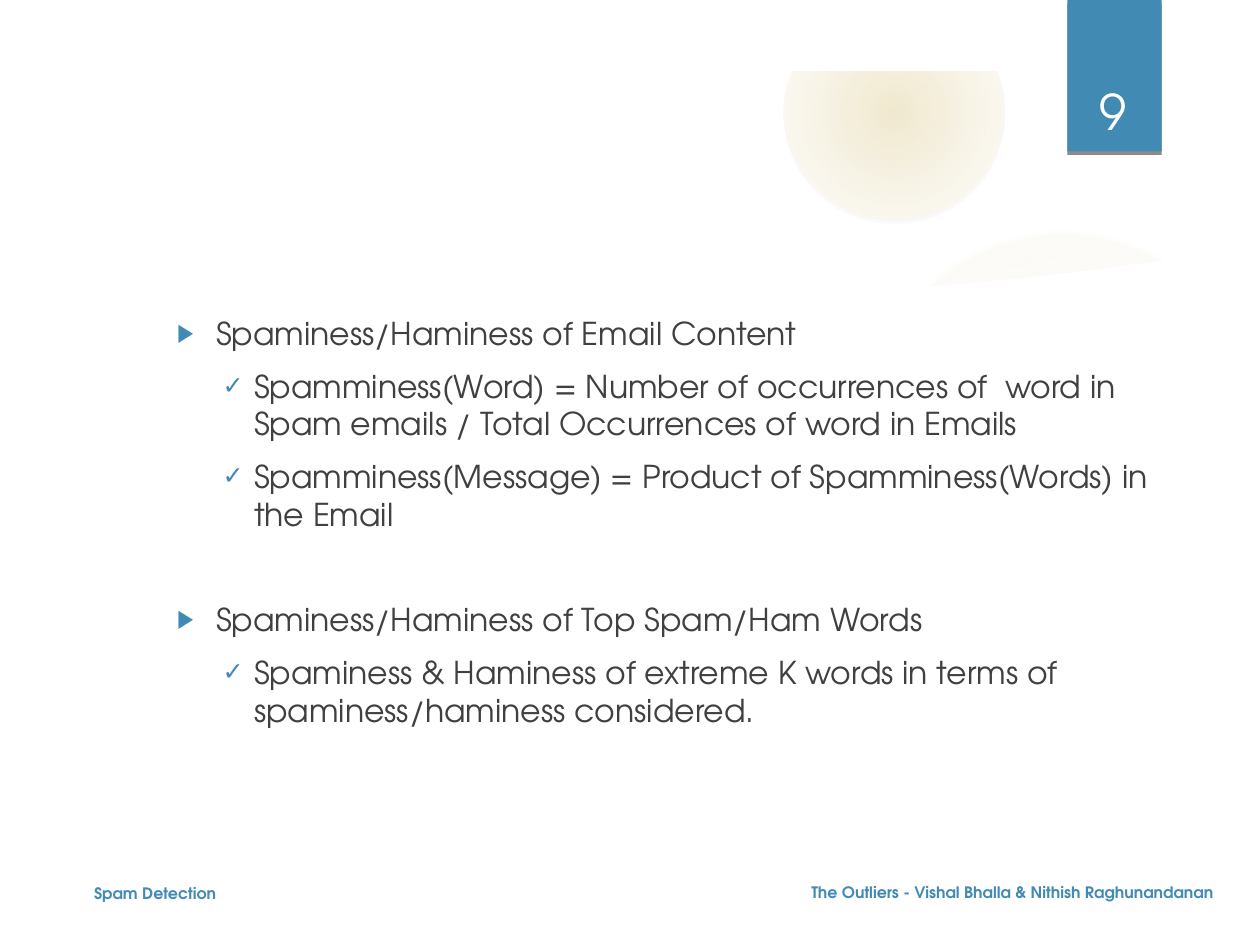
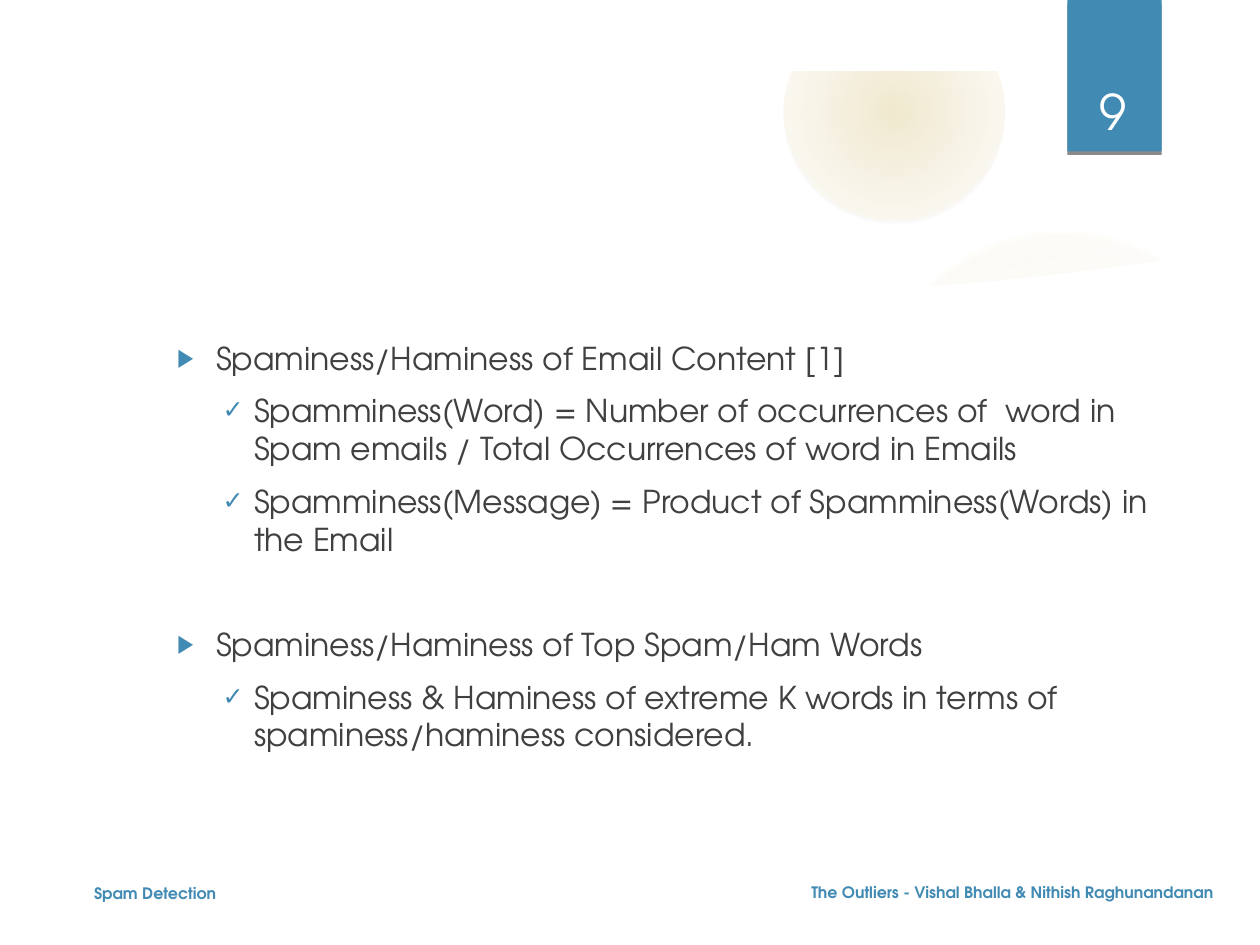
Before and after one commit to nehgu/Anomaly-Detection, a slide deck: slide 9 of Challenges/Spam Filtering Challenge 4/Ppt - Spam Detection Challenge-4.odp. Drawn at 1260x945 pixels with LibreOffice and Linux fonts; fonts in the diff are those of the drawing; background and template pictures are left out. Boxes give left, top, right and bottom in pixels: in the first picture for what was removed or moved away, otherwise in the second. Text is boxed around its words. In the diff, an @@ line names an element or a change of style, - is before the commit and + after.

Commit message:
Updated Ppt with formating & description of features.

```diff
--- a/Challenges/Spam Filtering Challenge 4/Ppt - Spam Detection Challenge-4.odp
+++ b/Challenges/Spam Filtering Challenge 4/Ppt - Spam Detection Challenge-4.odp
@@ text "Spaminess/Haminess of Email Content [1]": place and size @@
-text "Spaminess/Haminess of Email Content [1]" at (216, 321, 1148, 728)
+text "Spaminess/Haminess of Email Content [1]" at (216, 346, 1148, 752)
@@ text at (216, 346, 844, 377): text changed @@
-  ▶ Spaminess/Haminess of Email Content
+  ▶ Spaminess/Haminess of Email Content [1]
```
Also in this commit, not shown: 11 other slides changed, 1 slide added.
